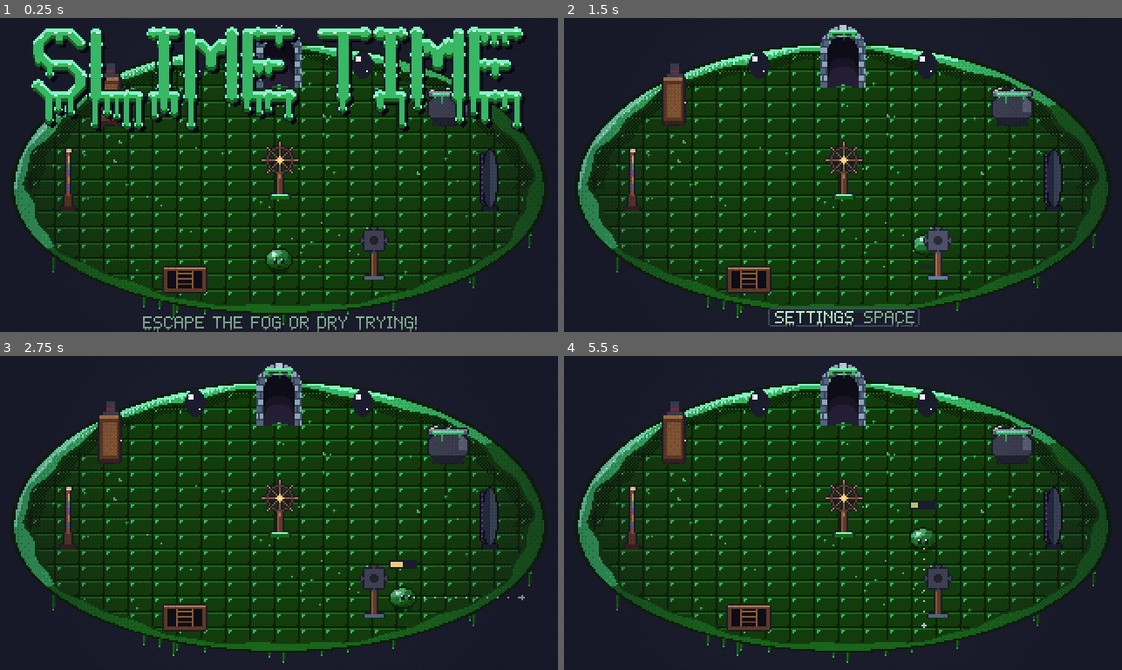
Above: before the commit, frames 1-4 (two rows, left to right).
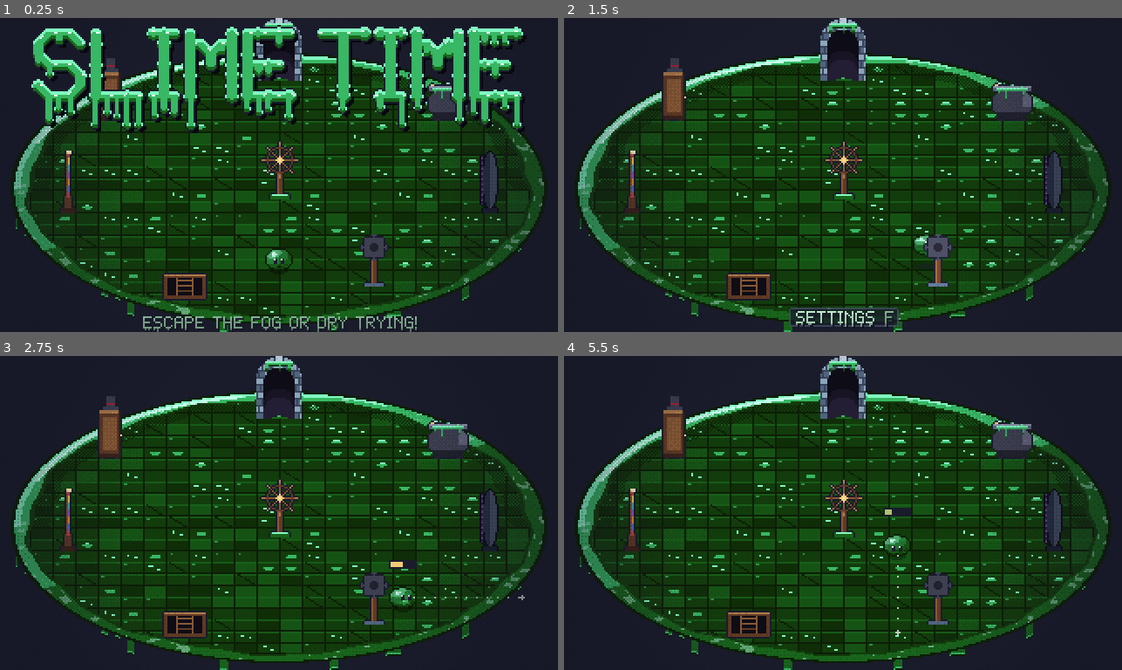
Above: after the commit, the same moments.

Repository: AveryBlue-GD/slime-time
Game: Godot game, scene res://scenes/hub.tscn
The game is run twice, just before and just after one commit, with the same random seed, the same clock (stepped at 60 frames per second) and the same inputs.
Inputs (mouse positions are in pixels of both pictures, inside the frame that each line leads up to):
- Up to frame 1 (0.25 s): no input
- Up to frame 2 (1.5 s): tap Enter at 0.5 s; move the mouse to (965, 159) at 0.52 s; hold D (move_right) 0.53-1.25 s; hold Space (jump) 0.53-1.25 s; tap F (interact, bound only after the commit) at 0.6 s; click (965, 159) at 0.67 s; drag from (731, 190) to (815, 237) at 1.27 s
- Up to frame 3 (2.75 s): move the mouse to (334, 443) at 2.02 s; hold D (move_right) from 2.03 s (still down); hold Space (jump) from 2.03 s (still down); tap F (interact, bound only after the commit) at 2.1 s
- Up to frame 4 (5.5 s): release D (move_right) at 2.75 s; release Space (jump) at 2.75 s; drag from (815, 575) to (675, 465) at 2.77 s; move the mouse to (1010, 560) at 3.52 s; hold A (move_left) 3.53-4.25 s; hold Space (jump) 3.53-4.25 s; tap J at 3.6 s; tap R (restart) at 4.15 s; drag from (675, 465) to (759, 434) at 4.27 s; move the mouse to (870, 513) at 5.02 s; hold S (move_down) from 5.03 s (still down); hold Space (jump) from 5.03 s (still down); tap F (interact, bound only after the commit) at 5.1 s; click (870, 513) at 5.17 s

The runs differ from the first frame. In frame 1, 29% of the frame differs, in the area x 2-99%, y 0-100%; in frame 2, 34%; in frame 3, 34%; in frame 4, 35%.

Commit message:
Hub: the whole building turns (room drawn live by a shader: varied jelly-cube floor, lumpy goo rim and drips that turn, no eyes); F is the interact key (remappable), SPACE always leaps
Co-Authored-By: Claude Opus 5.5 <noreply@anthropic.com>

Diff:
--- /dev/null
+++ b/assets/shaders/hub_room.gdshader
@@ -0,0 +1,123 @@
+shader_type canvas_item;
+
+// The hub room, drawn live so the whole building turns with `turn` (radians), not just the
+// stations. It's a round room seen at a slant (an ellipse on screen, `radii`), shaped like a slime:
+// - floor: jelly-cube tiles laid out on the room's own floor plan, so they swing round as it
+//   turns, with variety per tile (lighter or darker cubes, cracked ones, bubbly ones, goo puddles),
+//   a lit top edge and a glint;
+// - rim: a thick band of glossy goo whose lumpy inner edge, speckles and the drips running off the
+//   front all turn with the room, while its shading and the shine streak stay put (the light
+//   doesn't move);
+// - everything in the skin's six goo shades.
+// Drawn on a 320x180 rect; each screen pixel is worked out at its center so it stays crisp.
+
+uniform vec2 center = vec2(160.0, 98.0);
+uniform vec2 radii = vec2(154.0, 78.0);
+uniform float turn = 0.0;
+uniform float tile_size = 13.0;
+uniform vec4 highlight : source_color = vec4(0.84, 0.98, 0.73, 1.0);
+uniform vec4 light : source_color = vec4(0.58, 0.886, 0.439, 1.0);
+uniform vec4 mid : source_color = vec4(0.22, 0.718, 0.392, 1.0);
+uniform vec4 dark : source_color = vec4(0.145, 0.443, 0.475, 1.0);
+uniform vec4 deep : source_color = vec4(0.086, 0.259, 0.322, 1.0);
+uniform vec4 outline : source_color = vec4(0.047, 0.149, 0.188, 1.0);
+uniform vec4 background : source_color = vec4(0.07, 0.06, 0.1, 1.0);
+
+
+float hash(vec2 p) {
+	return fract(sin(dot(p, vec2(127.1, 311.7))) * 43758.5453);
+}
+
+// Where the rim starts (0..1 of the room's radius) at a given floor-plan angle: a lumpy goo bank.
+float rim_inner(float plan_angle) {
+	return 0.925 + 0.012 * sin(plan_angle * 9.0) + 0.007 * sin(plan_angle * 23.0 + 1.0);
+}
+
+vec3 floor_tile(vec2 plan) {
+	vec2 t = plan * radii.x / tile_size;
+	vec2 cell = floor(t);
+	vec2 f = fract(t);
+	float h = hash(cell);
+	vec3 col = deep.rgb;
+	if (h < 0.14) {
+		col = mix(deep.rgb, dark.rgb, 0.55);        // a lighter cube
+	} else if (h < 0.24) {
+		col = mix(deep.rgb, outline.rgb, 0.5);      // a darker cube
+	}
+	if (f.x < 0.1 || f.y < 0.1) {
+		return outline.rgb;                         // the gaps between cubes
+	}
+	if (f.y < 0.2) {
+		col = mix(col, dark.rgb, 0.8);              // lit top edge
+	}
+	if (h >= 0.24 && h < 0.34 && length((f - vec2(0.55, 0.6)) * vec2(1.0, 1.3)) < 0.22) {
+		col = mid.rgb;                              // a little goo puddle
+		if (f.y < 0.5) col = light.rgb;
+	} else if (h >= 0.34 && h < 0.44 && abs(f.x - f.y * 0.8 - 0.1) < 0.06) {
+		col = outline.rgb;                          // a crack
+	} else if (h >= 0.44 && h < 0.56) {
+		vec2 b1 = f - vec2(0.35, 0.45);
+		vec2 b2 = f - vec2(0.7, 0.7);
+		if (length(b1) < 0.09 || length(b2) < 0.07) {
+			col = light.rgb;                        // bubbles
+		}
+	}
+	if (h > 0.78 && length(f - vec2(0.24, 0.3)) < 0.07) {
+		col = mix(col, mid.rgb, 0.7);               // a glint on some cubes
+	}
+	return col;
+}
+
+void fragment() {
+	vec2 px = floor(UV * vec2(320.0, 180.0)) + 0.5;
+	vec2 q = (px - center) / radii;
+	float d = length(q);
+	float screen_angle = atan(q.y, q.x);
+	float plan_angle = screen_angle - turn;
+	vec2 plan = vec2(cos(-turn) * q.x - sin(-turn) * q.y, sin(-turn) * q.x + cos(-turn) * q.y);
+	float inner = rim_inner(plan_angle);
+	vec3 col = background.rgb;
+
+	if (d <= inner) {
+		col = floor_tile(plan);
+		// The back rim's shadow across the floor.
+		if (q.y < 0.0 && d > inner - 0.06 && mod(px.x + px.y, 2.0) > 0.5) {
+			col = mix(col, outline.rgb, 0.7);
+		}
+	} else if (d <= 1.0) {
+		float depth = (d - inner) / (1.0 - inner);
+		float lit = -cos(screen_angle) * 0.55 - sin(screen_angle) * 0.85;   // facing up-left
+		if (d > 0.985) {
+			col = outline.rgb;
+		} else if (depth < 0.18) {
+			col = deep.rgb;
+		} else if (lit > 0.55 && depth > 0.55) {
+			col = light.rgb;
+		} else if (lit > 0.1) {
+			col = mid.rgb;
+		} else {
+			col = dark.rgb;
+		}
+		// Speckles in the goo that turn with the room.
+		if (depth > 0.25 && d <= 0.985 && hash(vec2(floor(plan_angle * 40.0), floor(depth * 3.0))) > 0.9) {
+			col = mix(col, highlight.rgb, 0.45);
+		}
+		// The shine: a bright streak on the back-left (fixed, like the light).
+		float deg = mod(degrees(screen_angle) + 360.0, 360.0);
+		if (deg > 200.0 && deg < 262.0 && d > 0.955 && d < 0.975) {
+			col = highlight.rgb;
+		}
+	} else if (q.y > 0.0 && abs(q.x) < 0.98) {
+		// Drips running off the front of the rim, at spots fixed to the room (they turn with it).
+		float edge_y = center.y + radii.y * sqrt(1.0 - q.x * q.x);
+		float front_angle = acos(clamp(q.x, -1.0, 1.0)) - turn;
+		float id = floor(front_angle / (PI / 100.0));
+		float h = hash(vec2(id, 7.0));
+		float drip_length = 2.0 + floor(hash(vec2(id, 3.0)) * 8.0);
+		float below = px.y - edge_y;
+		if (h < 0.16 && below < drip_length) {
+			col = below > drip_length - 1.0 ? outline.rgb : (below > drip_length - 2.0 ? mid.rgb : dark.rgb);
+		}
+	}
+	COLOR = vec4(col, 1.0);
+}
--- a/scripts/hub.gd
+++ b/scripts/hub.gd
@@ -10,24 +10,26 @@
 ## - prize wheel: HAT WHEEL (coming soon)
 ## - gear signpost: SETTINGS
 ## - trapdoor: QUIT (not in a browser, where quitting would leave a dead page)
-## In the middle stands a wheel on a stick. Hit it (the jump key next to it, or leap into it) and
-## the whole room turns one station round, like turning the camera in Don't Starve: the next
-## station swings to the back of the room, facing you. Each station shows the view for where it
-## stands: its front at the back of the room, its side at the sides, its back up close (holding
-## left while hitting the wheel turns the other way). You glide and leap around as your slime,
-## in your skin and hat; next to a station the prompt names it and the jump key uses it.
+## In the middle stands a wheel on a stick. Hit it (the interact key, F, next to it, or leap into
+## it) and the whole building turns one station round, like turning the camera in Don't Starve:
+## floor, rim and stations swing round together (hub_room.gdshader draws the room for the current
+## turn) and the next station comes to the back of the room, facing you. Each station shows the
+## view for where it stands: its front at the back of the room, its side at the sides, its back up
+## close (holding left while hitting the wheel turns the other way). You glide and leap around as
+## your slime, in your skin and hat; next to a station the prompt names it and the interact key
+## uses it (on a touchscreen, JUMP does, right next to one).
 ## The logo shows over the room when the game starts and fades once you move. Coming back from a
 ## station turns the room so that station faces you again, with the slime in front of it.
 
 const CENTER := Vector2(160, 98)
+## The room on screen (an ellipse: a round room seen at a slant).
+const ROOM_RADII := Vector2(154, 78)
 ## The ring the stations stand on, and the ring of spots in front of them (radii, x and y).
-const RING := Vector2(124, 58)
-const USE_RING := Vector2(100, 44)
+const RING := Vector2(124, 62)
+const USE_RING := Vector2(100, 49)
 const USE_REACH := 15.0
-## The room's walkable floor (radii of the ellipse the slime stays inside; back and front differ,
-## the back of the room is a taller dome).
-const FLOOR_BACK := Vector2(136, 70)
-const FLOOR_FRONT := Vector2(136, 59)
+## The walkable floor: the ellipse the slime's center stays inside (inside the rim, less its size).
+const FLOOR := Vector2(134, 64)
 const ROTOR_REACH := 17.0
 const TURN_TIME := 0.55
 const START := CENTER + Vector2(0, 40)
@@ -59,7 +61,8 @@
 var prompt_name: Label
 var prompt_key: Label
 var logo_layer: CanvasLayer
-var _decals: Node2D
+var room: ColorRect
+var _touch_controls: CanvasLayer
 var _time := 0.0
 
 
@@ -72,24 +75,22 @@
 	_update_near()
 
 
-## The room picture, its walls (an ellipse the slime can't leave), floor bubbles that turn with
-## the room, the y-sorted world for the stations and the slime, and the wheel in the middle.
+## The room (drawn by hub_room.gdshader for the current turn), its walls (an ellipse the slime
+## can't leave), the y-sorted world for the stations and the slime, and the wheel in the middle.
 func _build_room() -> void:
-	var dark := ColorRect.new()
-	dark.color = UIKit.BG
-	dark.size = Vector2(320, 180)
-	dark.z_index = -3
-	add_child(dark)
-	var room := Sprite2D.new()
-	room.texture = load(ART + "room.png")
-	room.centered = false
-	room.material = _skin_material()
+	room = ColorRect.new()
+	room.size = Vector2(320, 180)
 	room.z_index = -2
+	var material := ShaderMaterial.new()
+	material.shader = preload("res://assets/shaders/hub_room.gdshader")
+	material.set_shader_parameter("center", CENTER)
+	material.set_shader_parameter("radii", ROOM_RADII)
+	material.set_shader_parameter("background", UIKit.BG)
+	var shades := Skins.shades(Skins.RAINBOW_BASE if Progress.is_rainbow() else Progress.skin_color())
+	for shade: String in shades:
+		material.set_shader_parameter("outline" if shade == "outline" else shade, shades[shade])
+	room.material = material
 	add_child(room)
-	_decals = Node2D.new()
-	_decals.z_index = -1
-	_decals.draw.connect(_draw_decals)
-	add_child(_decals)
 
 	var walls := StaticBody2D.new()
 	var outline := CollisionPolygon2D.new()
@@ -97,8 +98,7 @@
 	var points := PackedVector2Array()
 	for i in 49:
 		var a := TAU * i / 48.0
-		var radii := FLOOR_BACK if sin(a) < 0.0 else FLOOR_FRONT
-		points.append(CENTER + Vector2(cos(a) * radii.x, sin(a) * radii.y))
+		points.append(CENTER + Vector2(cos(a) * FLOOR.x, sin(a) * FLOOR.y))
 	outline.polygon = points
 	walls.add_child(outline)
 	add_child(walls)
@@ -204,9 +204,7 @@
 
 
 func _on_floor(at: Vector2) -> bool:
-	var radii := FLOOR_BACK if at.y < CENTER.y else FLOOR_FRONT
-	var d := (at - CENTER) / radii
-	return d.length() <= 1.0
+	return ((at - CENTER) / FLOOR).length() <= 1.0
 
 
 ## The prompt bar, the title logo (on a fresh start), a soft vignette and touch controls.
@@ -247,7 +245,8 @@
 	if return_to == "":
 		_build_logo(root)
 	UIKit.add_skin_text(root)
-	add_child(preload("res://scripts/ui/touch_controls.gd").new())
+	_touch_controls = preload("res://scripts/ui/touch_controls.gd").new()
+	add_child(_touch_controls)
 
 
 ## The gooey logo and the tagline over the room, as the title; they fade once you move.
@@ -300,9 +299,12 @@
 	if logo_layer and (slime.velocity.length() > 4.0 or slime.state != Slime.State.GLIDE):
 		_fade_logo()
 	_update_near()
-	# Next to a station or the wheel, the jump key uses it instead of leaping.
-	slime.can_charge = near.is_empty()
-	if not near.is_empty() and Input.is_action_just_pressed("jump") and slime.state == Slime.State.GLIDE:
+	# The interact key (F) uses the station or wheel you're next to; on a touchscreen there's no
+	# such key, so right next to one JUMP uses it instead of leaping.
+	var touch := _touch_controls != null and _touch_controls.visible
+	slime.can_charge = near.is_empty() or not touch
+	var used := Input.is_action_just_pressed("interact") or (touch and Input.is_action_just_pressed("jump"))
+	if not near.is_empty() and used and slime.state == Slime.State.GLIDE:
 		_fade_logo()
 		if near.id == "rotor":
 			turn_room(-1 if Input.is_action_pressed("move_left") else 1)
@@ -364,27 +366,12 @@
 		if not station.flat:
 			station.sprite.flip_h = station.flipped
 			_set_frame(station, int(_time * FPS) % station.frames)
-	_decals.queue_redraw()
+	(room.material as ShaderMaterial).set_shader_parameter("turn", turn)
 
 
 func _set_frame(station: Dictionary, frame: int) -> void:
 	var row: int = 0 if station.flat else station.view
 	station.sprite.region_rect = Rect2(frame * station.size.x, row * station.size.y, station.size.x, station.size.y)
-
-
-## Little bubbles on the floor that turn with the room, so you can see it turn.
-func _draw_decals() -> void:
-	var shades := Skins.shades(Progress.skin_color())
-	var rng := RandomNumberGenerator.new()
-	rng.seed = 5
-	for i in 22:
-		var a := rng.randf() * TAU + turn
-		var r := sqrt(rng.randf()) * 0.82
-		var at := (CENTER + Vector2(cos(a) * FLOOR_FRONT.x * r, sin(a) * FLOOR_FRONT.y * r)).round()
-		var big := rng.randf() < 0.3
-		_decals.draw_rect(Rect2(at, Vector2(2, 1) if big else Vector2.ONE), Color(shades.light, 0.55))
-		if big:
-			_decals.draw_rect(Rect2(at + Vector2(0, -1), Vector2.ONE), Color(shades.highlight, 0.55))
 
 
 func _update_near() -> void:
@@ -411,8 +398,8 @@
 	if near.is_empty():
 		return
 	prompt_name.text = near.name
-	var touch := DisplayServer.is_touchscreen_available() or Progress.force_touch
-	var key: String = "TAP JUMP" if touch else Progress.key_name(Progress.bindings.jump)
+	var touch := _touch_controls != null and _touch_controls.visible
+	var key: String = "TAP JUMP" if touch else Progress.key_name(Progress.bindings.interact)
 	if note != "":
 		prompt_key.text = note
 	elif near.id == "random" and not Progress.is_randomizer_unlocked():
--- a/scripts/progress.gd
+++ b/scripts/progress.gd
@@ -12,7 +12,7 @@
 ## as fixed secondary keys, so the game stays playable whatever gets remapped.
 const DEFAULT_KEYS := {
 	move_up = KEY_W, move_down = KEY_S, move_left = KEY_A, move_right = KEY_D,
-	jump = KEY_SPACE, restart = KEY_R,
+	jump = KEY_SPACE, restart = KEY_R, interact = KEY_F,
 }
 const SECONDARY_KEYS := {move_up = KEY_UP, move_down = KEY_DOWN, move_left = KEY_LEFT, move_right = KEY_RIGHT}
 
@@ -76,6 +76,9 @@
 
 
 func _ready() -> void:
+	# The hub's use key isn't in project.godot's input map; it's made here (F by default).
+	if not InputMap.has_action("interact"):
+		InputMap.add_action("interact")
 	if not _is_test_or_tool_run():
 		load_progress()
 	apply_bindings()
--- a/scripts/ui/controls.gd
+++ b/scripts/ui/controls.gd
@@ -6,7 +6,7 @@
 
 const ACTION_NAMES := {
 	move_up = "MOVE UP", move_down = "MOVE DOWN", move_left = "MOVE LEFT", move_right = "MOVE RIGHT",
-	jump = "JUMP (HOLD)", restart = "RESTART LEVEL",
+	jump = "JUMP (HOLD)", restart = "RESTART LEVEL", interact = "INTERACT (HUB)",
 }
 
 var key_buttons := {}
@@ -23,9 +23,9 @@
 	UIKit.setup_screen(self, "SETTINGS")
 	var rows := GridContainer.new()
 	rows.columns = 2
-	rows.position = Vector2(71, 24)  # 80 + 8 + 90 wide, centered
+	rows.position = Vector2(71, 22)  # 80 + 8 + 90 wide, centered
 	rows.add_theme_constant_override("h_separation", 8)
-	rows.add_theme_constant_override("v_separation", 2)
+	rows.add_theme_constant_override("v_separation", 1)
 	add_child(rows)
 	for action: String in ACTION_NAMES:
 		var label := UIKit.make_label(ACTION_NAMES[action])
@@ -43,21 +43,21 @@
 	note.horizontal_alignment = HORIZONTAL_ALIGNMENT_CENTER
 	add_child(note)
 	note.set_anchors_and_offsets_preset(Control.PRESET_TOP_WIDE)
-	note.offset_top = 117
-	note.offset_bottom = 127
+	note.offset_top = 121
+	note.offset_bottom = 131
 	var reset := UIKit.make_button("RESET KEYS", _on_reset, Vector2(76, 13))
-	reset.position = Vector2(20, 146)  # the three buttons span 20..300, 6 px apart
+	reset.position = Vector2(20, 148)  # the three buttons span 20..300, 6 px apart
 	sound_button = UIKit.make_button("", _toggle_sound, Vector2(84, 13))
-	sound_button.position = Vector2(102, 146)
+	sound_button.position = Vector2(102, 148)
 	add_child(sound_button)
 	fullscreen_button = UIKit.make_button("", func() -> void: Progress.toggle_fullscreen(), Vector2(108, 13))
-	fullscreen_button.position = Vector2(192, 146)
+	fullscreen_button.position = Vector2(192, 148)
 	add_child(fullscreen_button)
 	_refresh_sound()
 	add_child(reset)
 	var volume_row := UIKit.make_volume_slider(110.0)
 	add_child(volume_row)  # (in the tree first, so it is measured in the theme's font)
-	volume_row.position = Vector2(roundf((320 - volume_row.get_combined_minimum_size().x) / 2.0), 130)
+	volume_row.position = Vector2(roundf((320 - volume_row.get_combined_minimum_size().x) / 2.0), 133)
 	UIKit.add_back_button(self)
 	reset_button = UIKit.make_button("RESET PROGRESS", _ask_reset, Vector2(96, 13))
 	reset_button.position = Vector2(220, 164)
--- a/tests/test_hub.gd
+++ b/tests/test_hub.gd
@@ -3,10 +3,10 @@
 ## The hub (the title screen): a slime-shaped room with the stations evenly round its rim facing
 ## the center and a wheel in the middle. Checks: every station is there, evenly spaced; each
 ## shows the right view for where it stands (front at the back of the room, sides mirrored, backs
-## up close); hitting the wheel (jump key beside it, or leaping into it) turns the room one station
-## round; next to a station the prompt names it and the jump key uses it instead of leaping (and
-## leaps as usual elsewhere); the randomizer portal stays locked until the story is beaten; coming
-## back from a station turns the room to face it; the title logo fades once you move.
+## up close); hitting the wheel (interact key beside it) turns the whole room one station round,
+## the floor drawn for the new turn; next to a station the prompt names it and the interact key (F)
+## uses it while SPACE still leaps; the randomizer portal stays locked until the story is beaten;
+## coming back from a station turns the room to face it; the title logo fades once you move.
 ## Starts from a fresh state (tests never read the real save).
 ## Run: .\tools\godot.ps1 --path . --headless --fixed-fps 60 --quit-after 30000 -s res://tests/test_hub.gd
 
@@ -58,13 +58,15 @@
 	hub.slime.position = hub.rotor.position + Vector2(0, 8)
 	await _frames(2)
 	_check(hub.near.get("id", "") == "rotor" and hub.prompt_name.text == "TURN THE ROOM", "the wheel offers to turn the room")
-	Input.action_press("jump")
+	Input.action_press("interact")
 	await _frames(2)
-	Input.action_release("jump")
-	_check(hub.turning and hub.slime.state == Slime.State.GLIDE, "hitting it starts the room turning (no leap)")
+	Input.action_release("interact")
+	_check(hub.turning and hub.slime.state == Slime.State.GLIDE, "hitting it (F) starts the room turning (no leap)")
 	await _frames(int(HubScript.TURN_TIME * 60) + 4)
 	_check(not hub.turning and hub._station("upgrades").view == HubScript.View.FRONT and hub._station("story").view == HubScript.View.SIDE,
 		"...one station round: the next one comes to the back, facing you")
+	var floor_turn: float = (hub.room.material as ShaderMaterial).get_shader_parameter("turn")
+	_check(is_equal_approx(floor_turn, hub.turn) and not is_zero_approx(floor_turn), "...and the floor and rim turn with it (turn %.2f)" % floor_turn)
 	hub.free()
 
 	# --- Next to a station: the prompt, and the jump key uses it
@@ -72,16 +74,20 @@
 	hub = await _open()
 	_check(hub._station("upgrades").view == HubScript.View.FRONT and hub.logo_layer == null,
 		"coming back from a station turns the room to face it (no logo)")
-	_check(hub.prompt.visible and hub.prompt_name.text == "UPGRADES" and not hub.slime.can_charge,
-		"standing at it, the prompt names it and the jump key won't leap (%s)" % hub.prompt_name.text)
+	_check(hub.prompt.visible and hub.prompt_name.text == "UPGRADES" and hub.prompt_key.text == "F",
+		"standing at it, the prompt names it and its key (%s %s)" % [hub.prompt_name.text, hub.prompt_key.text])
+	Input.action_press("jump")
+	await _frames(3)
+	_check(hub.slime.state == Slime.State.CHARGING and not hub.slime.frozen, "...SPACE still leaps there (F is the use key)")
+	Input.action_release("jump")
 	hub.free()
 
 	# --- The randomizer portal is locked until the story is beaten
 	HubScript.return_to = "random"
 	hub = await _open()
-	Input.action_press("jump")
+	Input.action_press("interact")
 	await _frames(2)
-	Input.action_release("jump")
+	Input.action_release("interact")
 	_check(hub.prompt_key.text.begins_with("BEAT ALL") and not hub.slime.frozen,
 		"the locked portal says what unlocks it and you stay in the room (%s)" % hub.prompt_key.text)
 	_check(hub._station("random").sprite.modulate != Color.WHITE, "...and it looks dimmed")
@@ -95,9 +101,9 @@
 	# --- Using a station leaves for its screen
 	HubScript.return_to = "settings"
 	hub = await _open()
-	Input.action_press("jump")
+	Input.action_press("interact")
 	await _frames(2)
-	Input.action_release("jump")
+	Input.action_release("interact")
 	_check(hub.slime.frozen and HubScript.return_to == "settings", "the signpost opens the settings (and remembers it)")
 	hub.free()
 	HubScript.return_to = ""
--- a/tests/test_phase5.gd
+++ b/tests/test_phase5.gd
@@ -158,7 +158,8 @@
 	_check("FIND EVERY COIN" in screen.status.text, "...even after level 10 it still wants every coin (%s)" % screen.status.text)
 	screen.free()
 	screen = await _open("res://scenes/controls.tscn")
-	_check(screen.key_buttons.size() == 6 and screen.key_buttons.jump.text == "SPACE", "controls screen lists 6 actions (jump = %s)" % screen.key_buttons.jump.text)
+	_check(screen.key_buttons.size() == 7 and screen.key_buttons.jump.text == "SPACE" and screen.key_buttons.interact.text == "F",
+		"controls screen lists 7 actions (jump = %s, interact = %s)" % [screen.key_buttons.jump.text, screen.key_buttons.interact.text])
 	screen.free()
 
 	DirAccess.remove_absolute(ProjectSettings.globalize_path(TEST_SAVE))
Not shown, added: assets/shaders/hub_room.gdshader.uid
Binary file removed: assets/sprites/hub/room.png
Not shown, removed: assets/sprites/hub/room.png.import
Not shown, changed: CLAUDE.md
Not shown, changed: tools/make_hub_art.py
